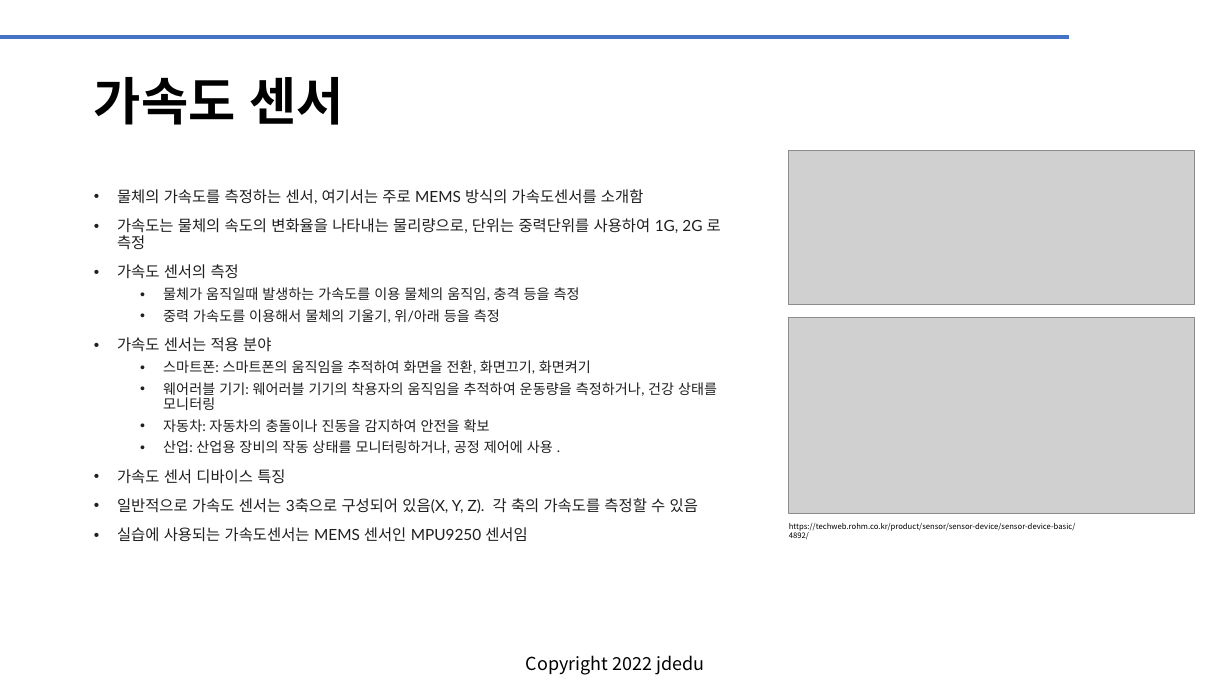
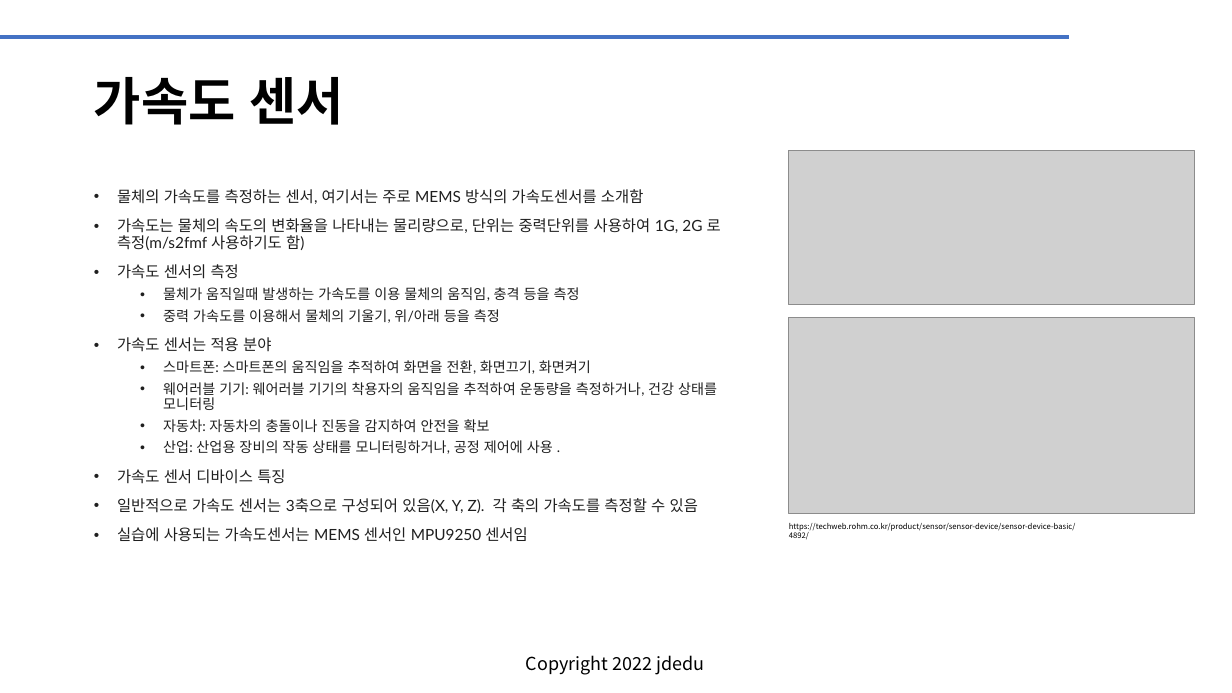
Before and after one commit to JD-edu/KG-KAIROS_robot, a slide deck: slide 28 of doc/KG-KAIROS 로봇센서.pptx (slide 24 before the commit). Drawn at 1232x693 pixels with LibreOffice and Linux fonts; fonts in the diff are those of the drawing; grey boxes stand for pictures; background and template pictures are left out. Boxes give left, top, right and bottom in pixels: in the first picture for what was removed or moved away, otherwise in the second. Text is boxed around its words. In the diff, an @@ line names an element or a change of style, - is before the commit and + after.

```diff
--- a/doc/KG-KAIROS 로봇센서.pptx
+++ b/doc/KG-KAIROS 로봇센서.pptx
@@ text at (117,218,721,250): text changed @@
-• 가속도는 물체의 속도의 변화율을 나타내는 물리량으로, 단위는 중력단위를 사용하여 1G, 2G 로 측정
+• 가속도는 물체의 속도의 변화율을 나타내는 물리량으로, 단위는 중력단위를 사용하여 1G, 2G 로 측정(m/s2fmf 사용하기도 함)
```
Also in this commit, not shown: 4 other slides changed, 6 slides added, 1 other file.
